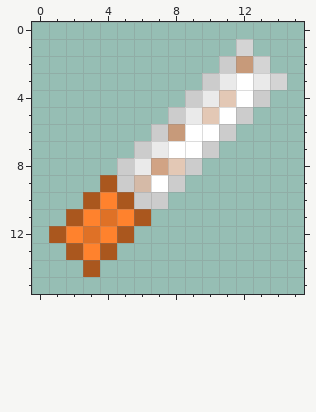
Edited in one commit: pixel-art file (etc/ase/cigarette_item.ase). Above: the version before the commit.
16x16 pixels, 1 frame.
Now the later version:
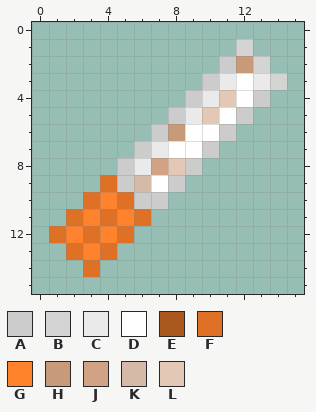
Palette (. is transparent): A #cccccc  B #d4d4d4  C #eaeaea  D #ffffff  E #aa571e  F #df7126  G #ff822d  H #c79a7a  J #d1a384  K #d5baa7  L #e3c8b5
Changes in this commit:
y 9: x 4 E -> F
y 10: x 3 E -> F; x 5 E -> F
y 11: x 2 E -> F; x 6 E -> F
y 12: x 1 E -> F; x 5 E -> F
y 13: x 2 E -> F; x 4 E -> F
y 14: x 3 E -> F
Boxes around the changes in both pictures, in picture pixels (x1, y1, x2, y2):
changed: (49, 175, 151, 277)
